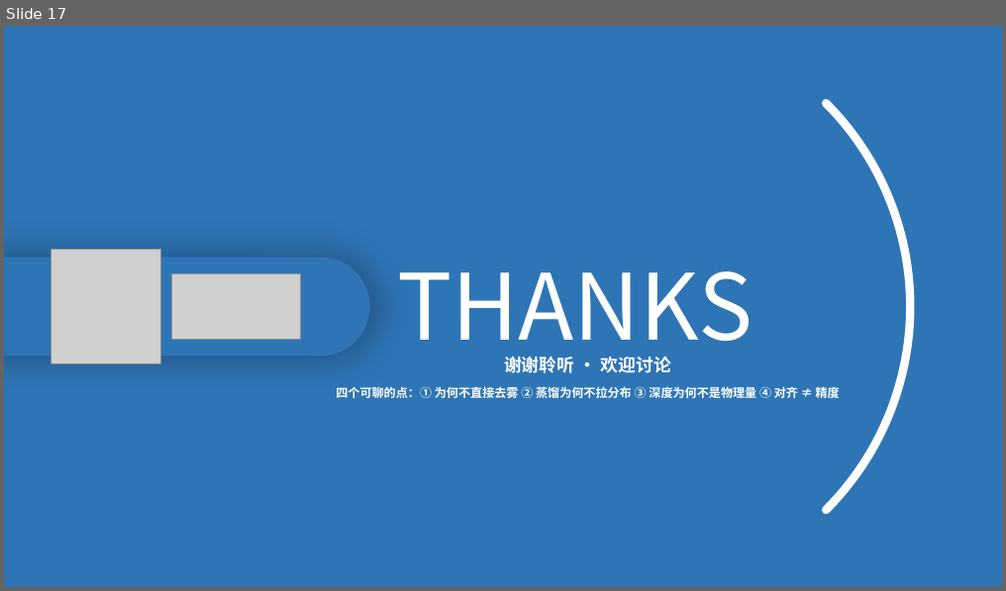
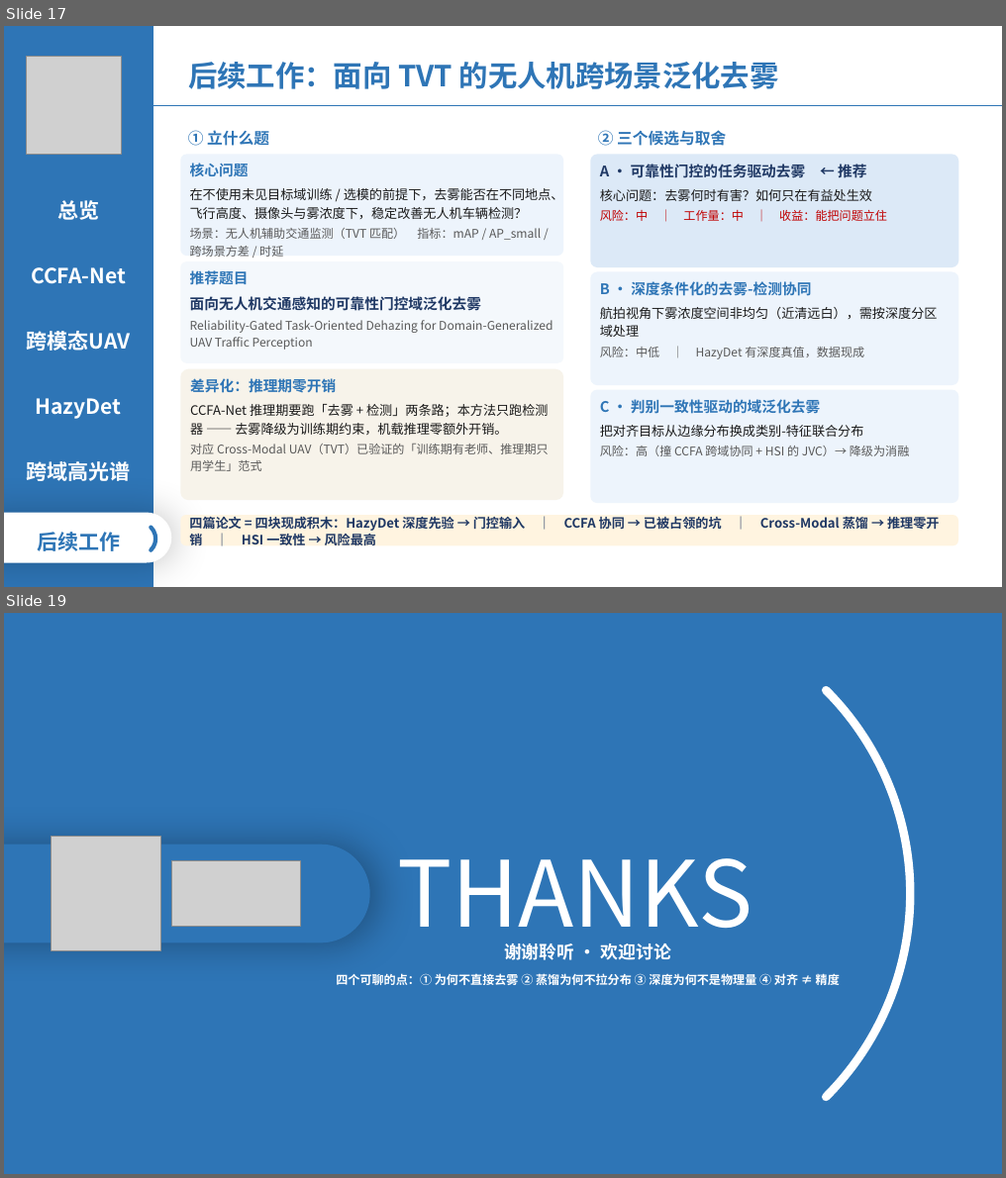
Before and after one commit to 139876/paper-notes, a slide deck: 论文精读/3-HazyDet精读/附件/四篇论文-组会汇报.pptx. Shown one above the other, each under a label of ours: slide 17 before the commit, slides 17 and 19 after it; the slides between them are not shown. The pictures are 1006x591 and 1006x1178 pixels, drawn with LibreOffice and Linux fonts; fonts in the diff are those of the drawing; grey boxes stand for pictures. Boxes give left, top, right and bottom in pixels: in the first picture for what was removed or moved away, otherwise in the second. Text is boxed around its words. In the diff, an @@ line names an element or a change of style, - is before the commit and + after.

```diff
--- a/论文精读/3-HazyDet精读/附件/四篇论文-组会汇报.pptx
+++ b/论文精读/3-HazyDet精读/附件/四篇论文-组会汇报.pptx
@@ slide 17 added at [4,26,1002,587], background #FFFFFF @@
@@ rectangle added at [4,26,153,587], fill #2E75B6 @@
@@ picture added at [27,57,121,155] @@
@@ text added at [188,62,779,89], 28 pt, text #2E75B6, bold @@
+后续工作：面向 TVT 的无人机跨场景泛化去雾
@@ line added from (153, 105) to (1002, 105), #2E75B6 1.5 pt @@
@@ text added at [188,130,269,146], 15 pt, text #2E75B6, bold @@
+① 立什么题
@@ text added at [598,130,726,146], 15 pt, text #2E75B6, bold @@
+② 三个候选与取舍
@@ rounded rectangle added at [180,154,564,256], fill #EDF4FC, 12.5 pt, text #1A1A1A @@
+核心问题
+在不使用未见目标域训练 / 选模的前提下，去雾能否在不同地点、飞行高度、摄像头与雾浓度下，稳定改善无人机车辆检测？
+场景：无人机辅助交通监测（TVT 匹配） 指标：mAP / AP_small / 跨场景方差 / 时延
@@ rounded rectangle added at [590,154,958,268], fill #DCE9F7, 12.5 pt, text #1A1A1A @@
+A · 可靠性门控的任务驱动去雾 ← 推荐
+核心问题：去雾何时有害？如何只在有益处生效
+风险：中 ｜ 工作量：中 ｜ 收益：能把问题立住
@@ text added at [57,200,99,220], 20 pt, text #FFFFFF, bold @@
+总览
@@ rounded rectangle added at [180,262,564,364], fill #F4F8FC, 11.5 pt, text #595959 @@
+推荐题目
+面向无人机交通感知的可靠性门控域泛化去雾
+Reliability-Gated Task-Oriented Dehazing for Domain-Generalized UAV Traffic Perception
@@ text added at [31,268,126,284], 20 pt, text #FFFFFF, bold @@
+CCFA-Net
@@ rounded rectangle added at [590,273,958,386], fill #EDF4FC, 12.5 pt, text #1A1A1A @@
+B · 深度条件化的去雾-检测协同
+航拍视角下雾浓度空间非均匀（近清远白），需按深度分区域处理
+风险：中低 ｜ HazyDet 有深度真值，数据现成
@@ text added at [27,331,131,351], 20 pt, text #FFFFFF, bold @@
+跨模态UAV
@@ rounded rectangle added at [180,370,564,500], fill #F7F3EA, 12.5 pt, text #1A1A1A @@
+差异化：推理期零开销
+CCFA-Net 推理期要跑「去雾 + 检测」两条路；本方法只跑检测器 —— 去雾降级为训练期约束，机载推理零额外开销。
+对应 Cross-Modal UAV（TVT）已验证的「训练期有老师、推理期只用学生」范式
@@ text added at [36,398,122,419], 20 pt, text #FFFFFF, bold @@
+HazyDet
@@ rounded rectangle added at [590,390,958,503], fill #EDF4FC, 11.5 pt, text #595959 @@
+C · 判别一致性驱动的域泛化去雾
+把对齐目标从边缘分布换成类别-特征联合分布
+风险：高（撞 CCFA 跨域协同 + HSI 的 JVC）→ 降级为消融
@@ text added at [26,462,130,481], 20 pt, text #FFFFFF, bold @@
+跨域高光谱
@@ rounded rectangle added at [4,513,171,563], fill #FFFFFF @@
@@ arc (boxed as its full ellipse) added at [116,516,161,562], outline #2E75B6 4 pt @@
@@ rounded rectangle added at [180,516,958,547], fill #FFF4E0, 12.5 pt, text #1F3864, bold @@
+四篇论文 = 四块现成积木：HazyDet 深度先验 → 门控输入 ｜ CCFA 协同 → 已被占领的坑 ｜ Cross-Modal 蒸馏 → 推理零开销 ｜ HSI 一致性 → 风险最高
@@ text added at [37,532,120,552], 20 pt, text #2E75B6, bold @@
+后续工作
@@ what was slide 17 is now slide 19 @@
```
Also in this commit, not shown: 1 slide changed, 1 other slide added.
